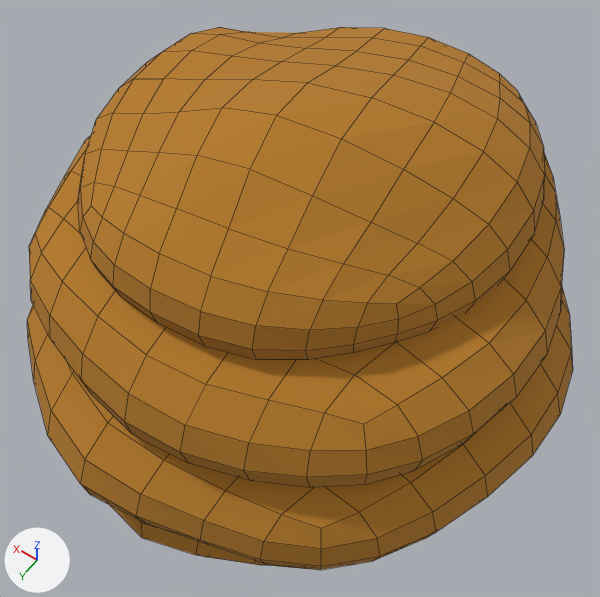
Renders of the Blender file island/props/destructable_resource/bee_nest/bee_nest.blend from each side of a commit.
Both versions are drawn from a 50 mm camera at (-1.58, 2.28, 4.69) aimed at (0.03, 0.03, 1.15). Lighting does not change. The marker at lower left points along +X, +Y and +Z. The picture after the commit comes second. Mesh edges are drawn as thin lines.

In view in the first picture: 'Layer'.
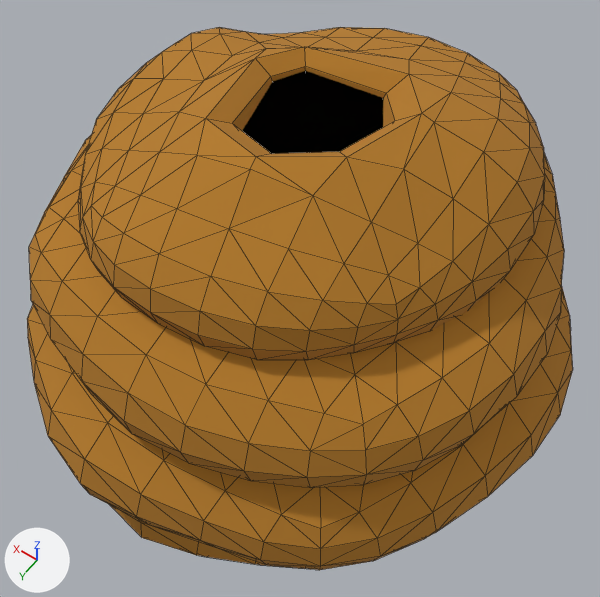
Commit message: Update bee nest model

What differs and where, as boxes (x1, y1, x2, y2) in the pictures (600 x 597 px; the box of a moved part takes in the faces that stretch with it):
part 1 of me_cube, moved or reshaped
    both: (160, 43, 458, 222)

The change, as a diff of the scene's bpy script:
```diff
--- a/island/props/destructable_resource/bee_nest/bee_nest.blend.py
+++ b/island/props/destructable_resource/bee_nest/bee_nest.blend.py
@@ mat_material_001 @@
+mat_material_001 = principled_material('Material.001')
+mat_material_001.base_color = (0.0, 0.0, 0.0)  # black #000000
+mat_material_001.metallic = 1.0
+mat_material_001.roughness = 1.0
@@ me_cube @@
 # used by ob_layer; location = (0.0, 0.0, 0.0)
-me_cube.from_pydata(...)  # 1548 vertices, 1536 faces; spans x -1.42..1.45, y -1.34..1.5, z -0.38..2.61
+me_cube.from_pydata(...)  # 1559 vertices, 3080 faces; spans x -1.42..1.45, y -1.34..1.5, z -0.38..2.56
+# me_cube part 1: 12 vertices removed from x -0.3..0.3, y -0.3..0.32, z 1.61..2.61; 23 vertices added at x -0.46..0.4, y -0.38..0.46, z 1.66..2.56
 me_cube.materials.append(mat_material)
+me_cube.materials.append(mat_material_001)  # black #000000
```
